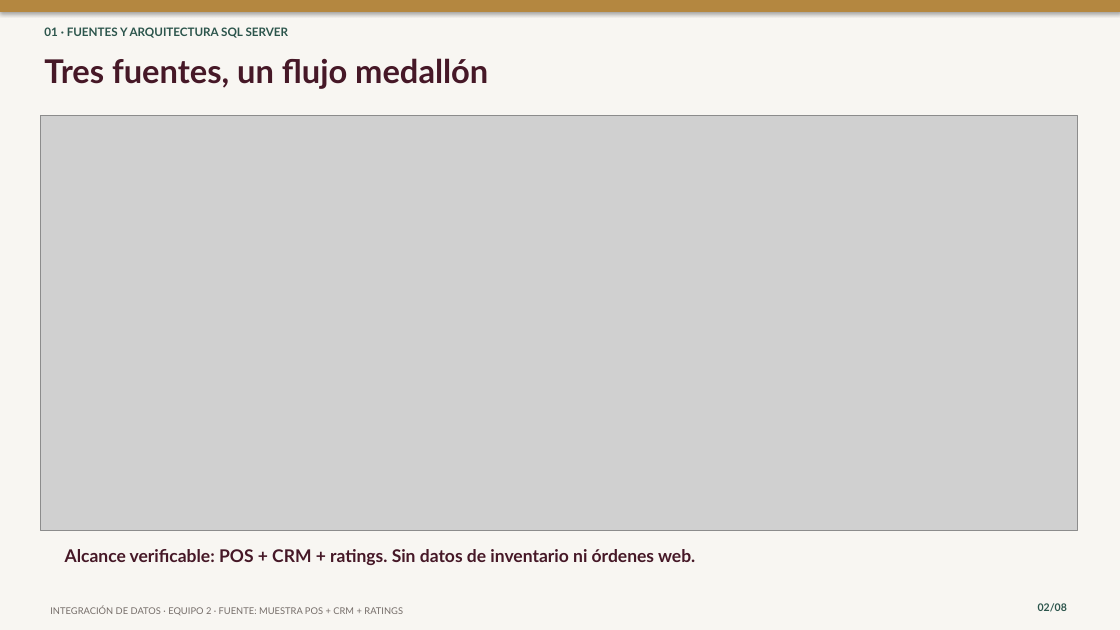
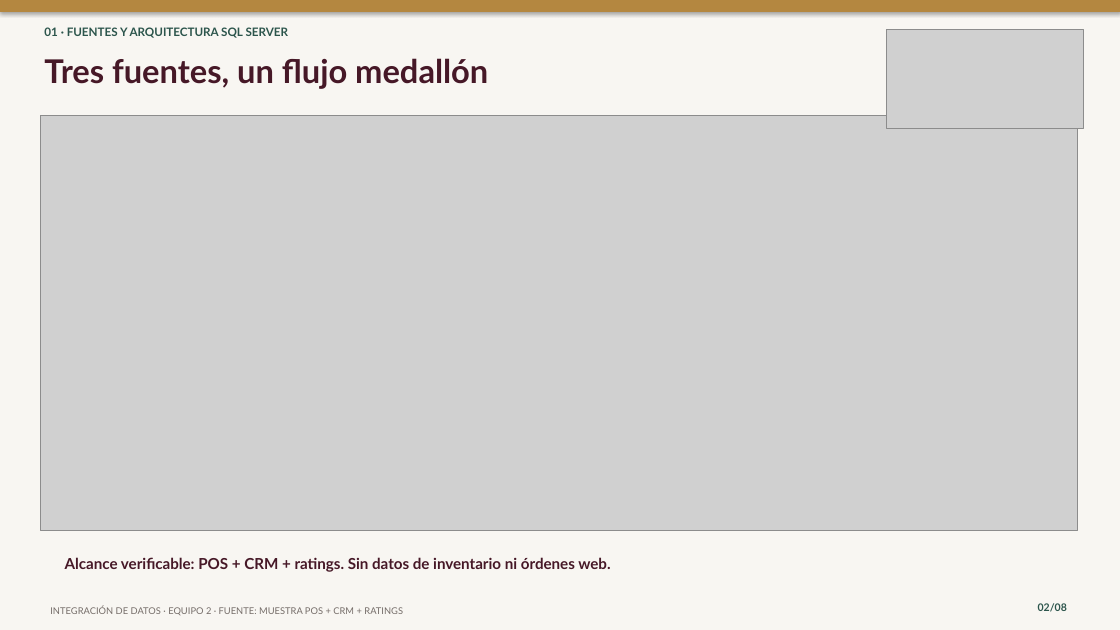
Before and after one commit to checheag22/integracion-datos-equipo-2, a slide deck: slide 2 of docs/presentacion-final-equipo-2.pptx. Drawn at 1120x630 pixels with LibreOffice and Linux fonts; fonts in the diff are those of the drawing; grey boxes stand for pictures. Boxes give left, top, right and bottom in pixels: in the first picture for what was removed or moved away, otherwise in the second. Text is boxed around its words. In the diff, an @@ line names an element or a change of style, - is before the commit and + after.

```diff
--- a/docs/presentacion-final-equipo-2.pptx
+++ b/docs/presentacion-final-equipo-2.pptx
@@ picture added at box(886, 29, 1084, 129) @@
@@ text "Alcance verificable: POS + CRM ...": place and size @@
-text "Alcance verificable: POS + CRM ..." at box(65, 549, 695, 565)
+text "Alcance verificable: POS + CRM ..." at box(65, 557, 610, 572)
@@ text "Alcance verificable: POS + CRM ..." at box(65, 557, 610, 572): size 15 to 13 pt @@
```
Also in this commit, not shown: 4 other slides changed, 13 other files.
